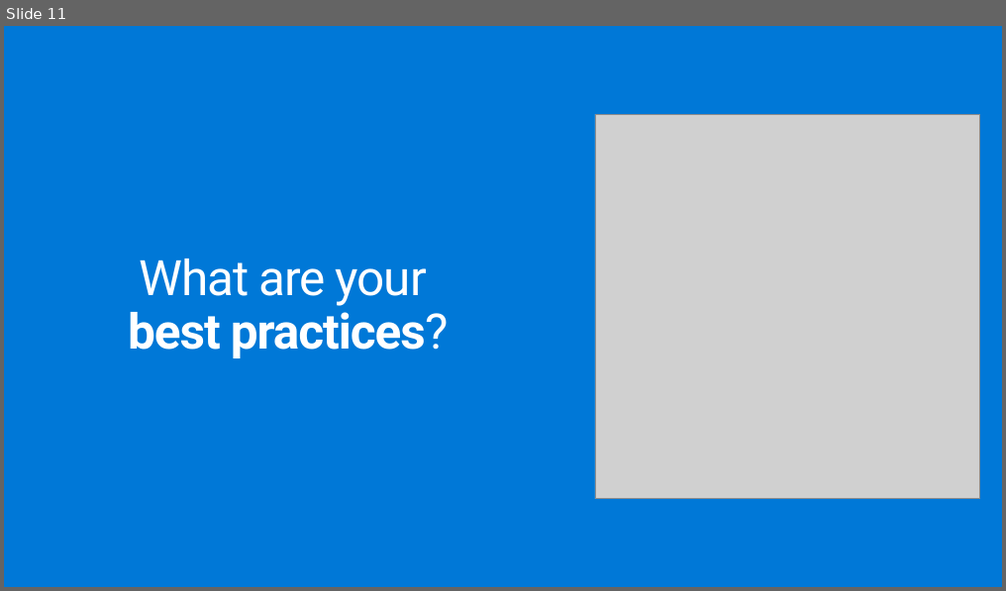
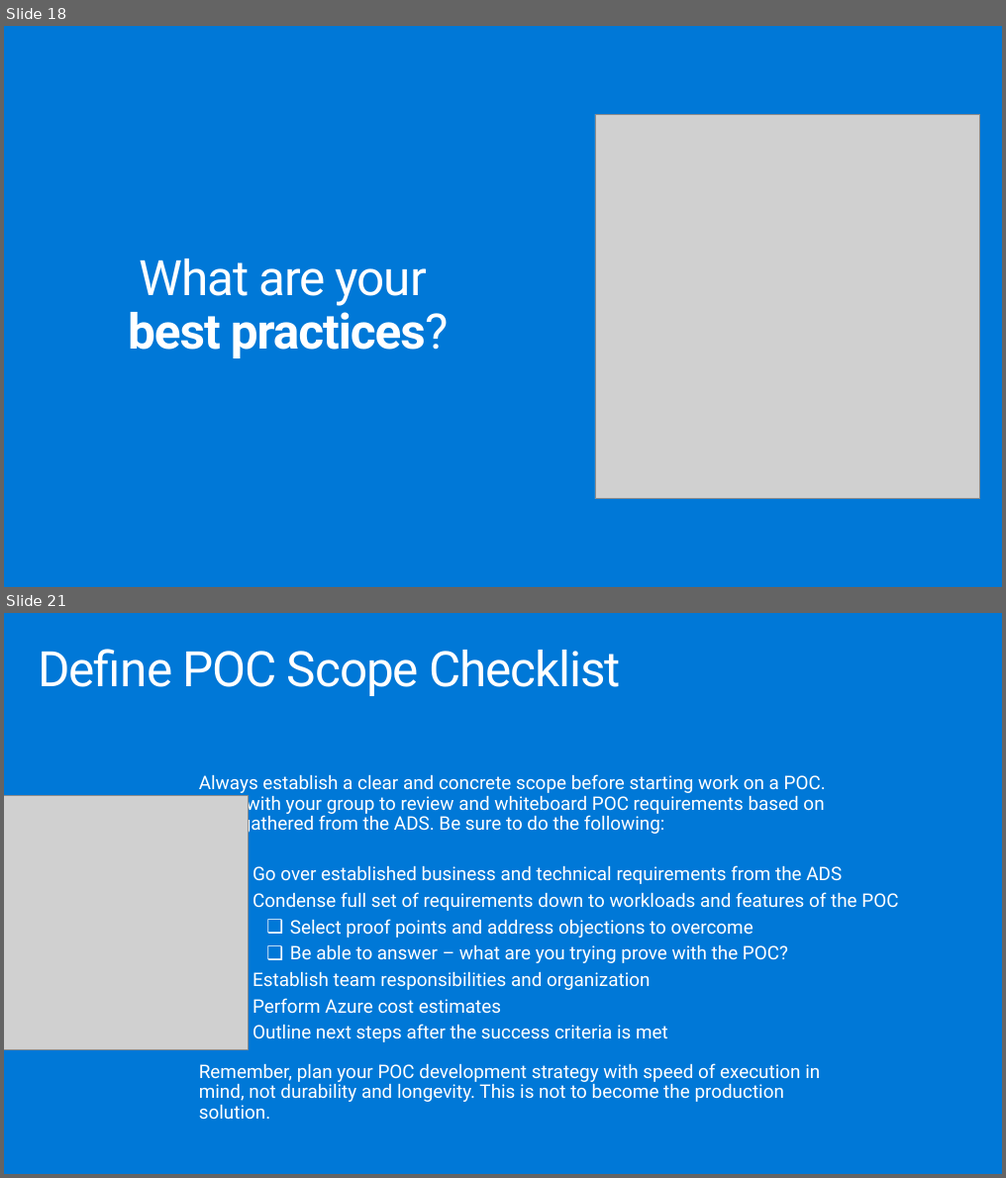
Before and after one commit to solliancenet/ica-wbs, a slide deck: Financial service modernization workshop/mastering-the-ads-deck.pptx. Shown one above the other, each under a label of ours: slide 11 before the commit, slides 18 and 21 after it; the slides between them are not shown. The pictures are 1006x591 and 1006x1178 pixels, drawn with LibreOffice and Linux fonts; fonts in the diff are those of the drawing; grey boxes stand for pictures. Boxes give left, top, right and bottom in pixels: in the first picture for what was removed or moved away, otherwise in the second. Text is boxed around its words. In the diff, an @@ line names an element or a change of style, - is before the commit and + after.

```diff
--- a/Financial service modernization workshop/mastering-the-ads-deck.pptx
+++ b/Financial service modernization workshop/mastering-the-ads-deck.pptx
@@ slide 21 added at (4,613,1002,1174), background #0078D7 @@
@@ title added at (38,649,621,696), 47 pt, text #FFFFFF @@
+Define POC Scope Checklist
@@ text added at (199,774,826,836), 18 pt, text #FFFFFF @@
+Always establish a clear and concrete scope before starting work on a POC. Work with your group to review and whiteboard POC requirements based on data gathered from the ADS. Be sure to do the following:
@@ picture added at (4,796,249,1051) @@
@@ text added at (252,865,898,1043), 18 pt, text #FFFFFF @@
+❑ Go over established business and technical requirements from the ADS
+❑ Condense full set of requirements down to workloads and features of the POC
+  ❑ Select proof points and address objections to overcome
+  ❑ Be able to answer – what are you trying prove with the POC?
+❑ Establish team responsibilities and organization
+❑ Perform Azure cost estimates
+❑ Outline next steps after the success criteria is met
@@ text added at (199,1063,820,1120), 18 pt, text #FFFFFF @@
+Remember, plan your POC development strategy with speed of execution in mind, not durability and longevity. This is not to become the production solution.
@@ what was slide 11 is now slide 18 @@
```
Also in this commit, not shown: 1 slide changed, 11 other slides added.
